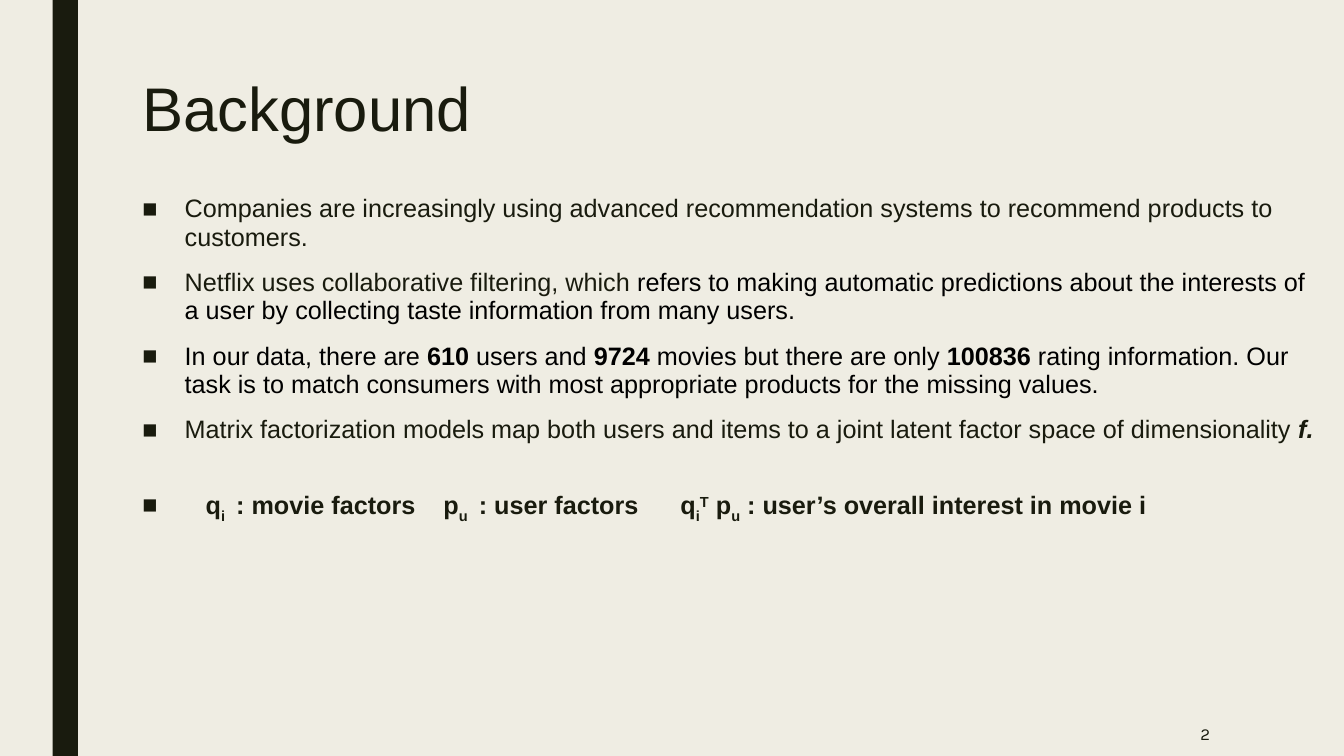
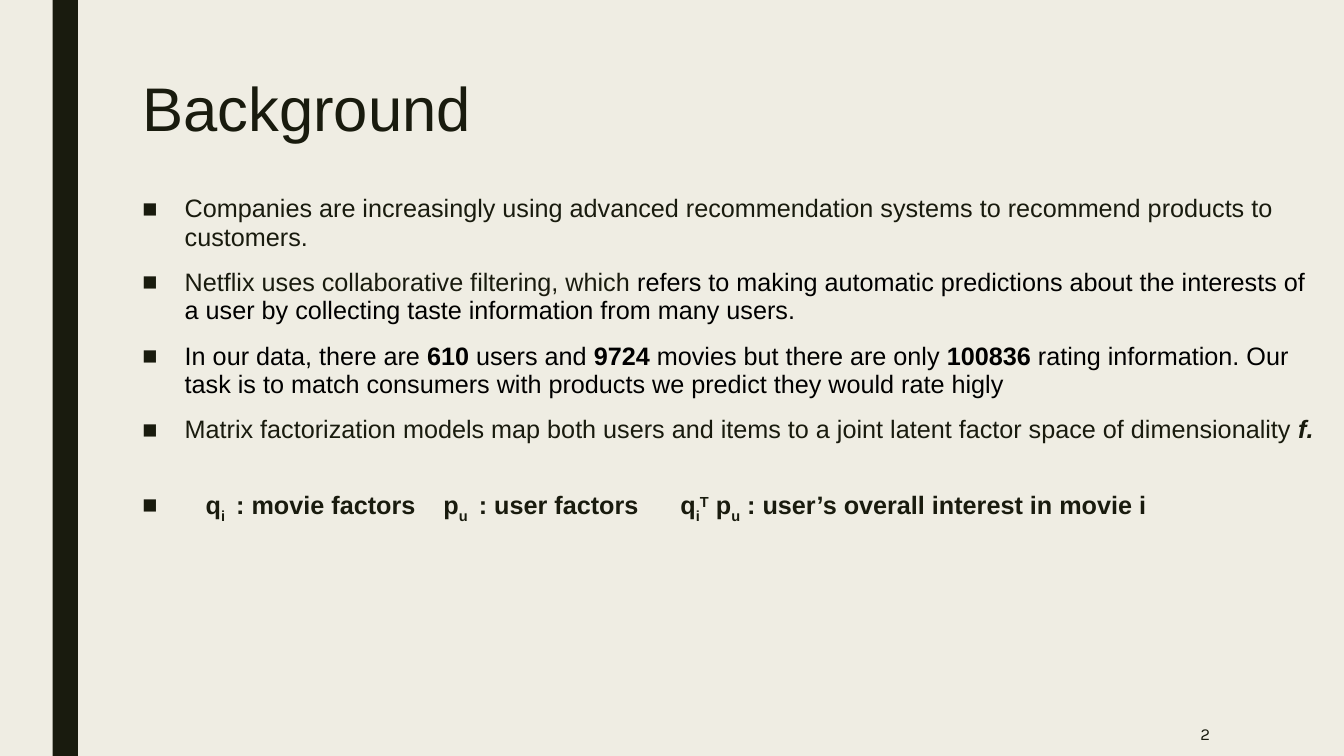
Before and after one commit to TZstatsADS/fall2019-project4-sec1-grp6, a slide deck: slide 2 of doc/Project 4 group 6 Presentation.pptx. Drawn at 1344x756 pixels with LibreOffice and Linux fonts; fonts in the diff are those of the drawing. Boxes give left, top, right and bottom in pixels: in the first picture for what was removed or moved away, otherwise in the second. Text is boxed around its words. In the diff, an @@ line names an element or a change of style, - is before the commit and + after.

```diff
--- a/doc/Project 4 group 6 Presentation.pptx
+++ b/doc/Project 4 group 6 Presentation.pptx
@@ text at bbox=[185, 346, 1288, 399]: text changed @@
-■ In our data, there are 610 users and 9724 movies but there are only 100836 rating information. Our task is to match consumers with most appropriate products for the missing values.
+■ In our data, there are 610 users and 9724 movies but there are only 100836 rating information. Our task is to match consumers with products we predict they would rate higly
```
Also in this commit, not shown: 1 other slide changed, 1 slide added.
